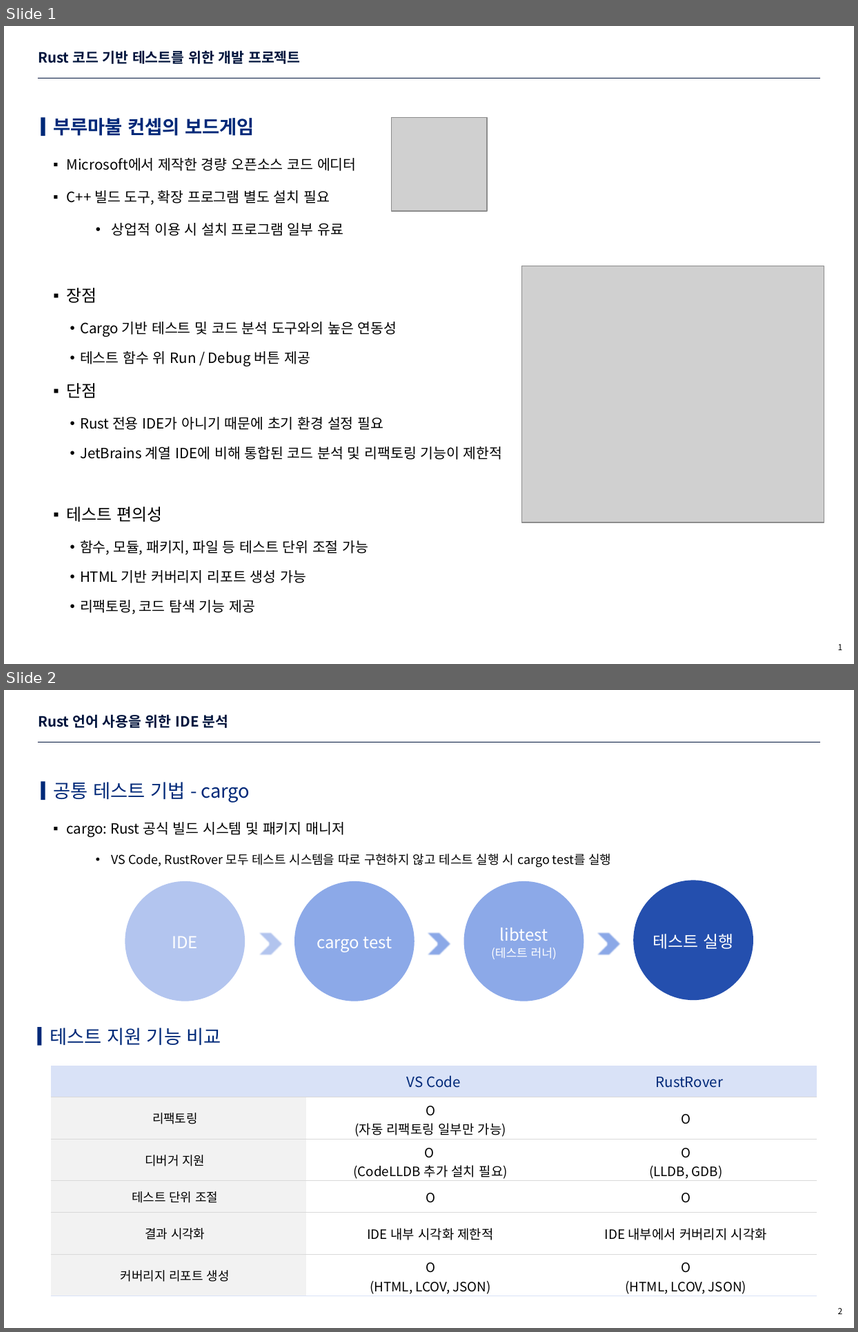
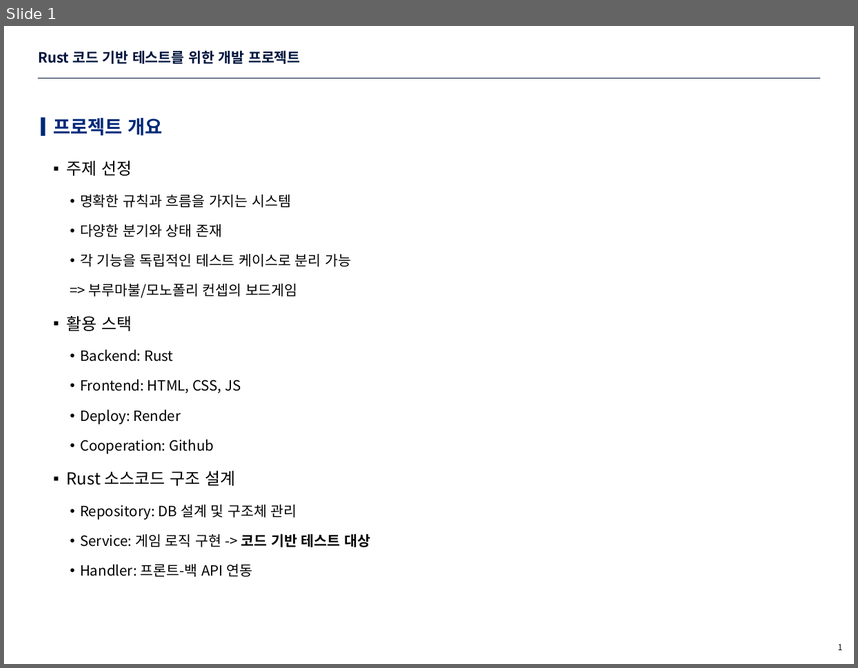
Before and after one commit to eisyxx/sure_rust_project, a slide deck: description/요구사항 명세서.pptx. Shown one above the other, each under a label of ours: slides 1 and 2 before the commit, slide 1 after it. The pictures are 858x1332 and 858x668 pixels, drawn with LibreOffice and Linux fonts; fonts in the diff are those of the drawing; grey boxes stand for pictures; background and template pictures are left out. Boxes give left, top, right and bottom in pixels: in the first picture for what was removed or moved away, otherwise in the second. Text is boxed around its words. In the diff, an @@ line names an element or a change of style, - is before the commit and + after.

```diff
--- a/description/요구사항 명세서.pptx
+++ b/description/요구사항 명세서.pptx
@@ slide 2 removed at [4, 690, 854, 1328], background #FFFFFF; not listed: 1 template element that a slide beside it also shows @@
@@ title removed at [38, 714, 228, 728] @@
-Rust 언어 사용을 위한 IDE 분석
@@ rectangle removed at [41, 782, 45, 800] @@
@@ text removed at [53, 782, 250, 802] @@
-공통 테스트 기법 - cargo
@@ text removed at [67, 822, 611, 867] @@
-  ▪ cargo: Rust 공식 빌드 시스템 및 패키지 매니저
-    • VS Code, RustRover 모두 테스트 시스템을 따로 구현하지 않고 테스트 실행 시 cargo test를 실행
@@ ellipse removed at [125, 882, 243, 1000] @@
-IDE
@@ ellipse removed at [296, 882, 414, 1000] @@
-cargo test
@@ ellipse removed at [465, 882, 583, 1000] @@
-libtest
-(테스트 러너)
@@ ellipse removed at [634, 881, 752, 999] @@
-테스트 실행
@@ chevron removed at [258, 932, 282, 954] @@
@@ chevron removed at [426, 932, 450, 954] @@
@@ chevron removed at [597, 932, 620, 954] @@
@@ rectangle removed at [37, 1027, 41, 1045] @@
@@ text removed at [50, 1027, 221, 1045] @@
-테스트 지원 기능 비교
@@ table removed at [51, 1065, 818, 1297], 6 rows, 3 columns @@
- | VS Code | RustRover
-리팩토링 | O / (자동 리팩토링 일부만 가능) | O
-디버거 지원 | O / (CodeLLDB 추가 설치 필요) | O / (LLDB, GDB)
-테스트 단위 조절 | O | O
-결과 시각화 | IDE 내부 시각화 제한적 | IDE 내부에서 커버리지 시각화
-커버리지 리포트 생성 | O / (HTML, LCOV, JSON) | O / (HTML, LCOV, JSON)
@@ page number removed at [838, 1308, 843, 1314] @@
-2
@@ slide 1 changed as well @@
@@ text at [53, 118, 162, 136]: text changed @@
-부루마불 컨셉의 보드게임
+프로젝트 개요
@@ picture removed at [392, 118, 488, 212] @@
@@ text "주제 선정" at [67, 161, 370, 577]: vertical alignment top to middle @@
@@ text at [67, 161, 370, 577]: text changed @@
-  ▪ Microsoft에서 제작한 경량 오픈소스 코드 에디터
-  ▪ C++ 빌드 도구, 확장 프로그램 별도 설치 필요
-    • 상업적 이용 시 설치 프로그램 일부 유료
-  ▪ 장점
-    • Cargo 기반 테스트 및 코드 분석 도구와의 높은 연동성
-    • 테스트 함수 위 Run / Debug 버튼 제공
-  ▪ 단점
-    • Rust 전용 IDE가 아니기 때문에 초기 환경 설정 필요
-    • JetBrains 계열 IDE에 비해 통합된 코드 분석 및 리팩토링 기능이 제한적
-  ▪ 테스트 편의성
-    • 함수, 모듈, 패키지, 파일 등 테스트 단위 조절 가능
-    • HTML 기반 커버리지 리포트 생성 가능
-    • 리팩토링, 코드 탐색 기능 제공
+  ▪ 주제 선정
+    • 명확한 규칙과 흐름을 가지는 시스템
+    • 다양한 분기와 상태 존재
+    • 각 기능을 독립적인 테스트 케이스로 분리 가능
+    => 부루마불/모노폴리 컨셉의 보드게임
+  ▪ 활용 스택
+    • Backend: Rust
+    • Frontend: HTML, CSS, JS
+    • Deploy: Render
+    • Cooperation: Github
+  ▪ Rust 소스코드 구조 설계
+    • Repository: DB 설계 및 구조체 관리
+    • Service: 게임 로직 구현 -> 코드 기반 테스트 대상
+    • Handler: 프론트-백 API 연동
@@ picture removed at [522, 265, 824, 522] @@
```
Also in this commit, not shown: 4 slides added, 2 other slides removed, 3 other files.
